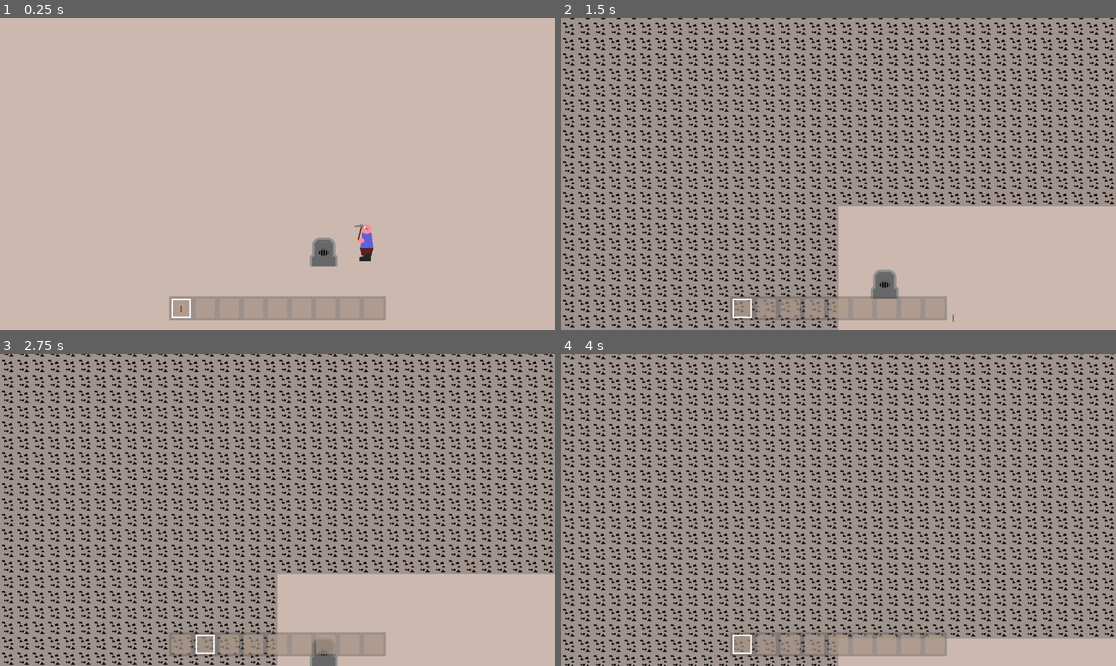
Above: before the commit, frames 1-4 (two rows, left to right).
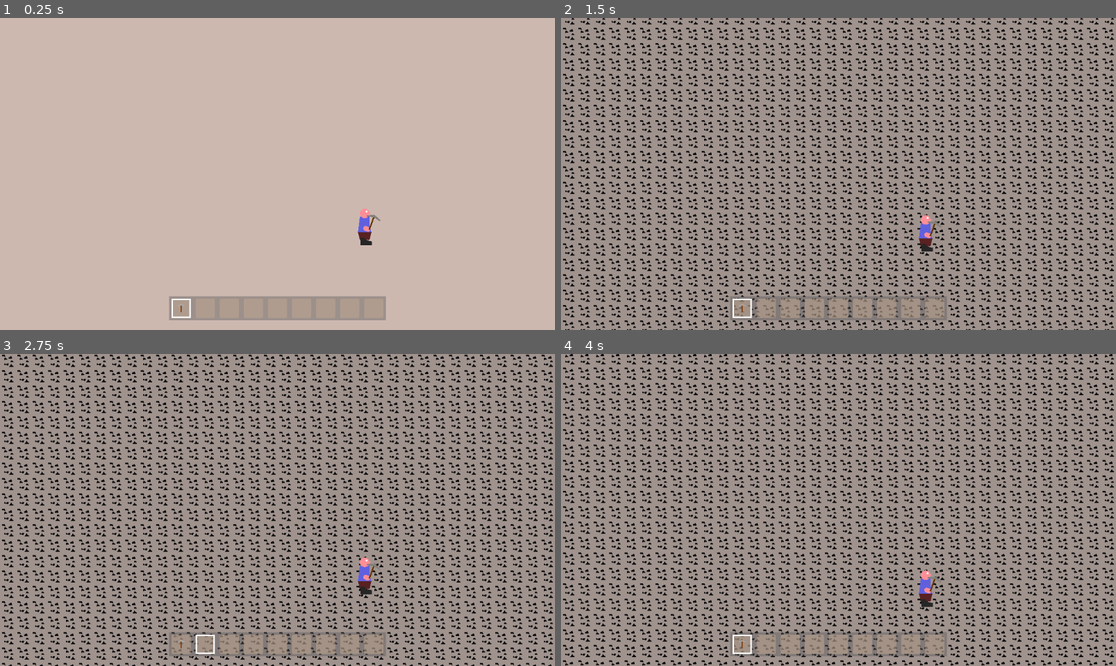
Above: after the commit, the same moments.

Repository: Griiimon/2D-Mining-Sandbox
Game: Godot game, scene res://scenes/game.tscn
Same seed, same stepped clock (60 frames per second), same inputs: the game is played once before the commit and once after it. Before the commit the project starts from res://scenes/test_game.tscn.
Inputs (mouse positions are in pixels of both pictures, inside the frame that each line leads up to):
- Up to frame 1 (0.25 s): no input
- Up to frame 2 (1.5 s): move the mouse to (960, 158) at 0.52 s; hold D (right) from 0.53 s (still down); tap X (drop_item) at 0.6 s; click (960, 158) at 0.67 s; tap Up (jump) at 0.77 s; move the mouse to (727, 189) at 1.27 s; tap F (interact) at 1.35 s
- Up to frame 3 (2.75 s): tap Up (jump) at 1.52 s; tap Enter at 2 s; move the mouse to (333, 441) at 2.02 s; release D (right) at 2.03 s; hold A (left) from 2.03 s (still down); tap E (next_hotbar_item) at 2.1 s
- Up to frame 4 (4 s): tap Space at 2.75 s; move the mouse to (810, 572) at 2.77 s; release A (left) at 2.78 s; hold D (right) from 2.78 s (still down); tap Q (previous_hotbar_item) at 2.85 s; click (810, 572) at 2.92 s; tap Up (jump) at 3.02, 3.77 s; tap Enter at 3.5 s; move the mouse to (1005, 556) at 3.52 s; tap X (drop_item) at 3.6 s

The runs differ from the first frame. In frame 1, 0.8% of the frame differs, in the area x 55-69%, y 61-80%; in frame 2, 44%, in the area x 0-100%, y 0-100%; in frame 3, 41%; in frame 4, 34%.
Error after the commit: Assertion failed. (res://scripts/game.gd:13)

Commit message:
Update project.godot

Diff:
--- a/project.godot
+++ b/project.godot
@@ -11,7 +11,7 @@
 [application]
 
 config/name="2D Mining"
-run/main_scene="res://scenes/test_game.tscn"
+run/main_scene="res://scenes/game.tscn"
 config/features=PackedStringArray("4.2", "GL Compatibility")
 config/icon="res://textures/items/pickaxe.png"
 
